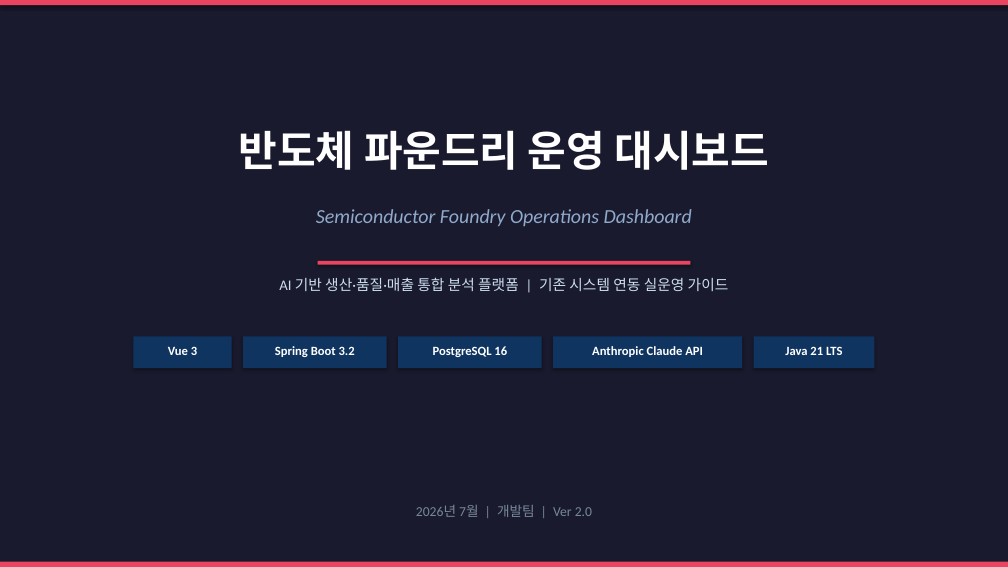
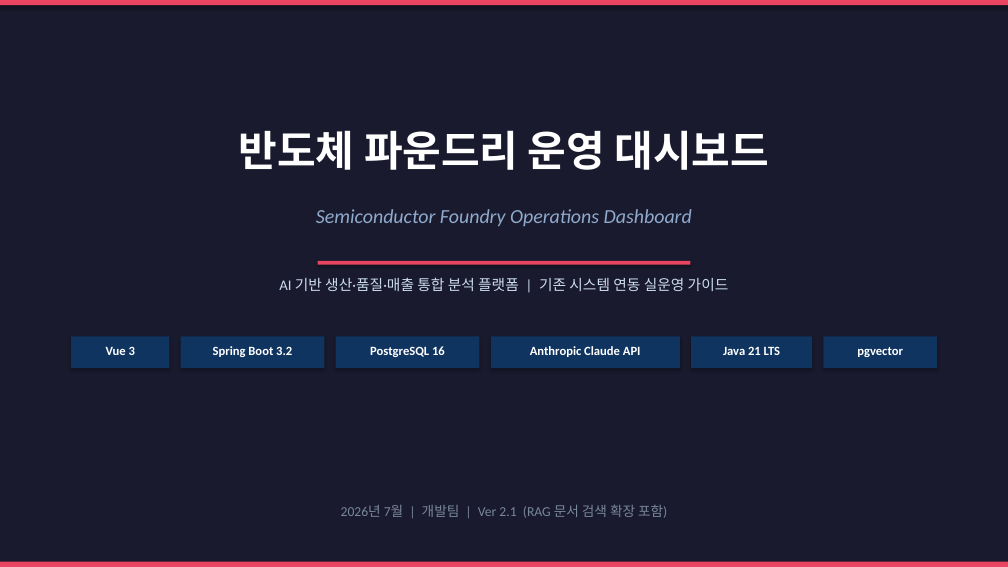
Before and after one commit to plmnj2003/foundry-dashboard, a slide deck: slide 1 of docs/presentation.pptx. Drawn at 1008x567 pixels with LibreOffice and Linux fonts; fonts in the diff are those of the drawing. Boxes give left, top, right and bottom in pixels: in the first picture for what was removed or moved away, otherwise in the second. Text is boxed around its words. In the diff, an @@ line names an element or a change of style, - is before the commit and + after.

```diff
--- a/docs/presentation.pptx
+++ b/docs/presentation.pptx
@@ text "Anthropic Claude API": place and size @@
-text "Anthropic Claude API" at bbox=[592, 346, 703, 357]
+text "Anthropic Claude API" at bbox=[530, 346, 641, 357]
@@ rectangle: place and size @@
-rectangle at bbox=[554, 337, 743, 368]
+rectangle at bbox=[491, 337, 680, 368]
@@ 4 texts, 4 rectangles: place and size @@
-4 texts, 4 rectangles at bbox=[133, 337, 874, 368]
+4 texts, 4 rectangles at bbox=[71, 337, 812, 368]
@@ rectangle added at bbox=[823, 337, 937, 368], fill #0F3460 @@
@@ text added at bbox=[857, 347, 903, 357], 12 pt, text #FFFFFF, bold @@
+pgvector
@@ text at bbox=[341, 504, 667, 518]: text changed @@
-2026년 7월 | 개발팀 | Ver 2.0
+2026년 7월 | 개발팀 | Ver 2.1 (RAG 문서 검색 확장 포함)
```
Also in this commit, not shown: 4 other slides changed, 1 slide added, 32 other files.
